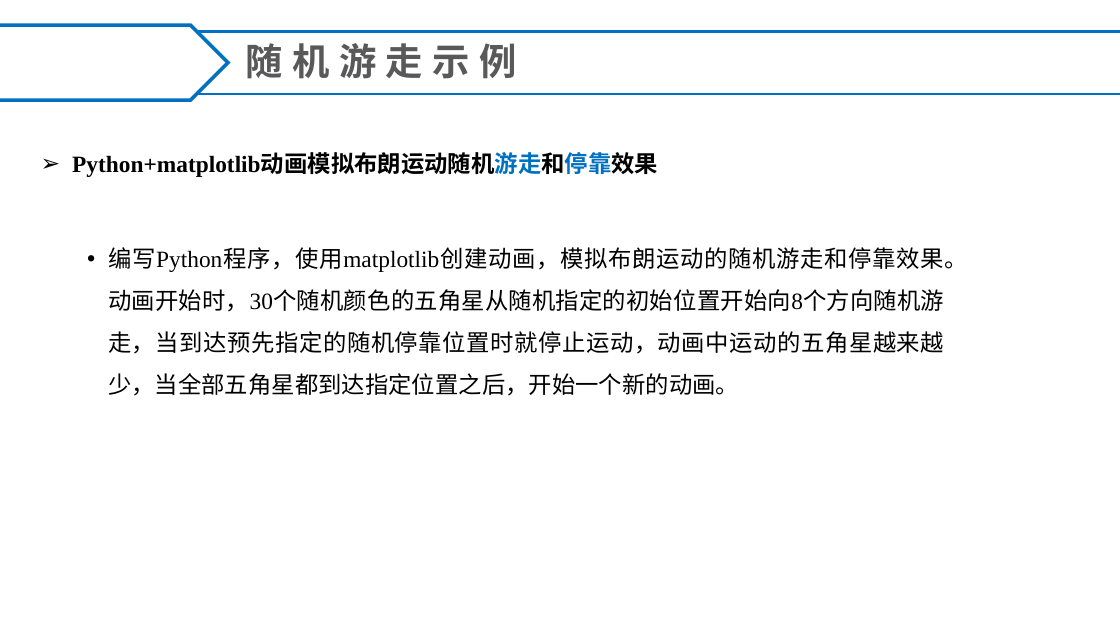
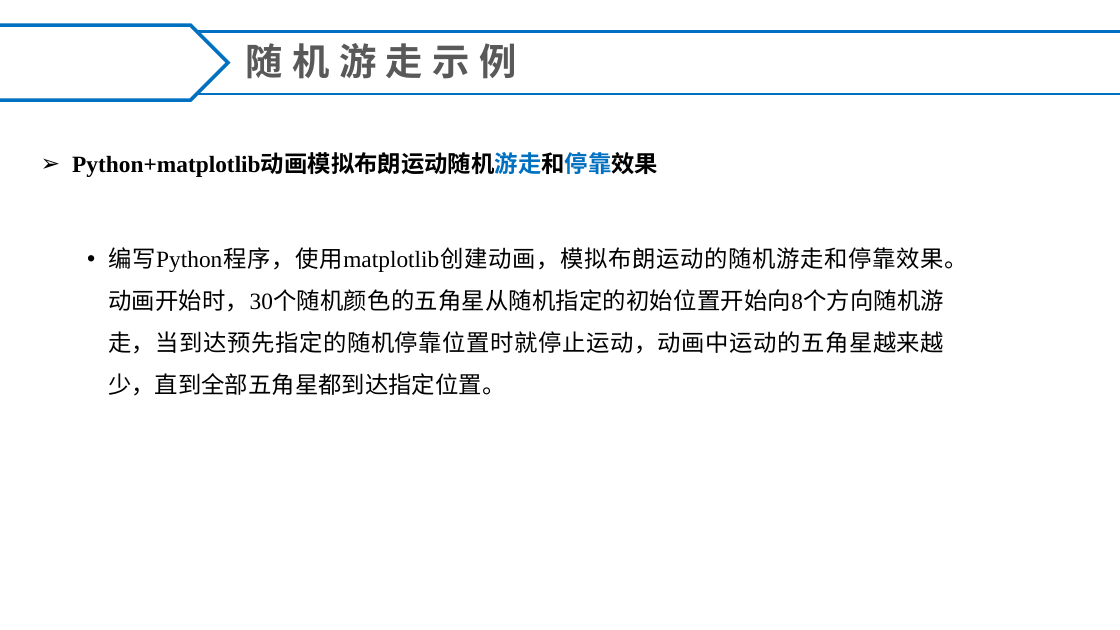
Before and after one commit to Rougnt/RandomWalk, a slide deck: slide 3 of 第10组.pptx. Drawn at 1120x630 pixels with LibreOffice and Linux fonts; fonts in the diff are those of the drawing; background and template pictures are left out. Boxes give left, top, right and bottom in pixels: in the first picture for what was removed or moved away, otherwise in the second. Text is boxed around its words. In the diff, an @@ line names an element or a change of style, - is before the commit and + after.

```diff
--- a/第10组.pptx
+++ b/第10组.pptx
@@ text at [108,247,967,396]: text changed @@
-• 编写Python程序，使用matplotlib创建动画，模拟布朗运动的随机游走和停靠效果。动画开始时，30个随机颜色的五角星从随机指定的初始位置开始向8个方向随机游走，当到达预先指定的随机停靠位置时就停止运动，动画中运动的五角星越来越少，当全部五角星都到达指定位置之后，开始一个新的动画。
+• 编写Python程序，使用matplotlib创建动画，模拟布朗运动的随机游走和停靠效果。动画开始时，30个随机颜色的五角星从随机指定的初始位置开始向8个方向随机游走，当到达预先指定的随机停靠位置时就停止运动，动画中运动的五角星越来越少，直到全部五角星都到达指定位置。
```
Also in this commit, not shown: 3 slides added, 10 other files.
